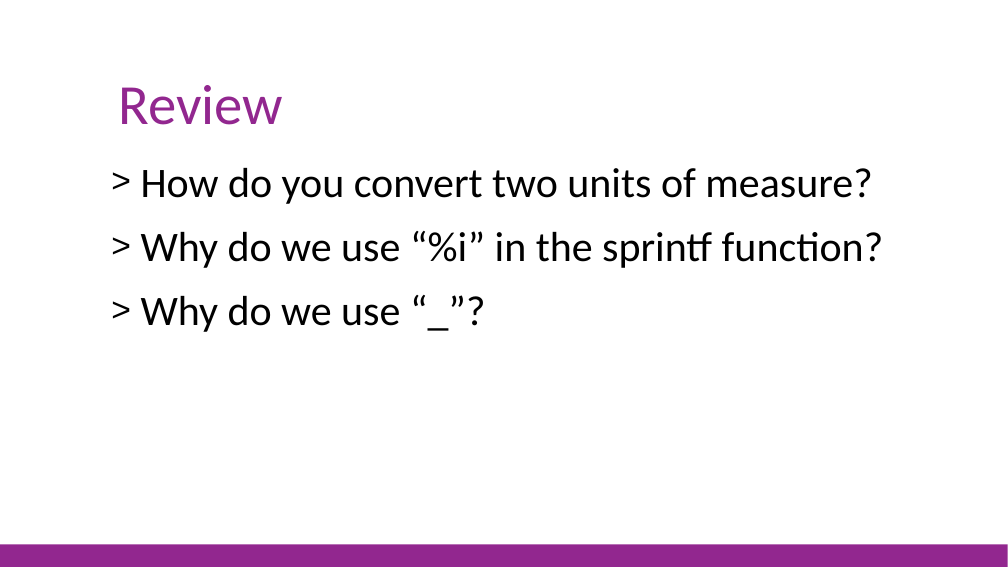
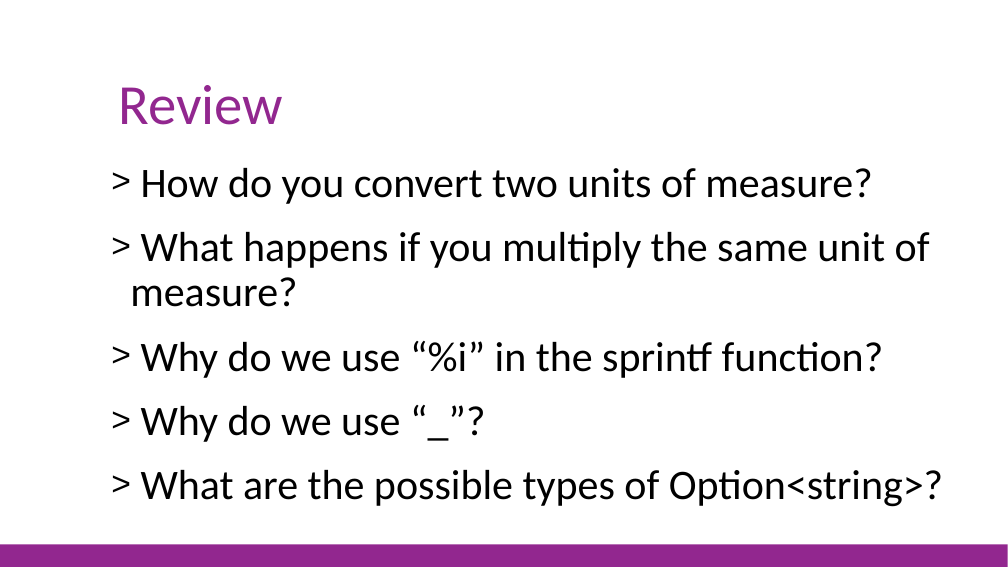
Before and after one commit to jorgef/fsharpworkshop, a slide deck: slide 59 of FSharpWorkshop_Slides.pptx. Drawn at 1008x567 pixels with LibreOffice and Linux fonts; fonts in the diff are those of the drawing. Boxes give left, top, right and bottom in pixels: in the first picture for what was removed or moved away, otherwise in the second. Text is boxed around its words. In the diff, an @@ line names an element or a change of style, - is before the commit and + after.

```diff
--- a/FSharpWorkshop_Slides.pptx
+++ b/FSharpWorkshop_Slides.pptx
@@ text at [130,232,930,307]: paragraph added @@
+> What happens if you multiply the same unit of measure?
@@ text at [141,470,943,507]: paragraph added @@
+> What are the possible types of Option<string>?
```
Also in this commit, not shown: 11 other slides changed, 22 other files.
